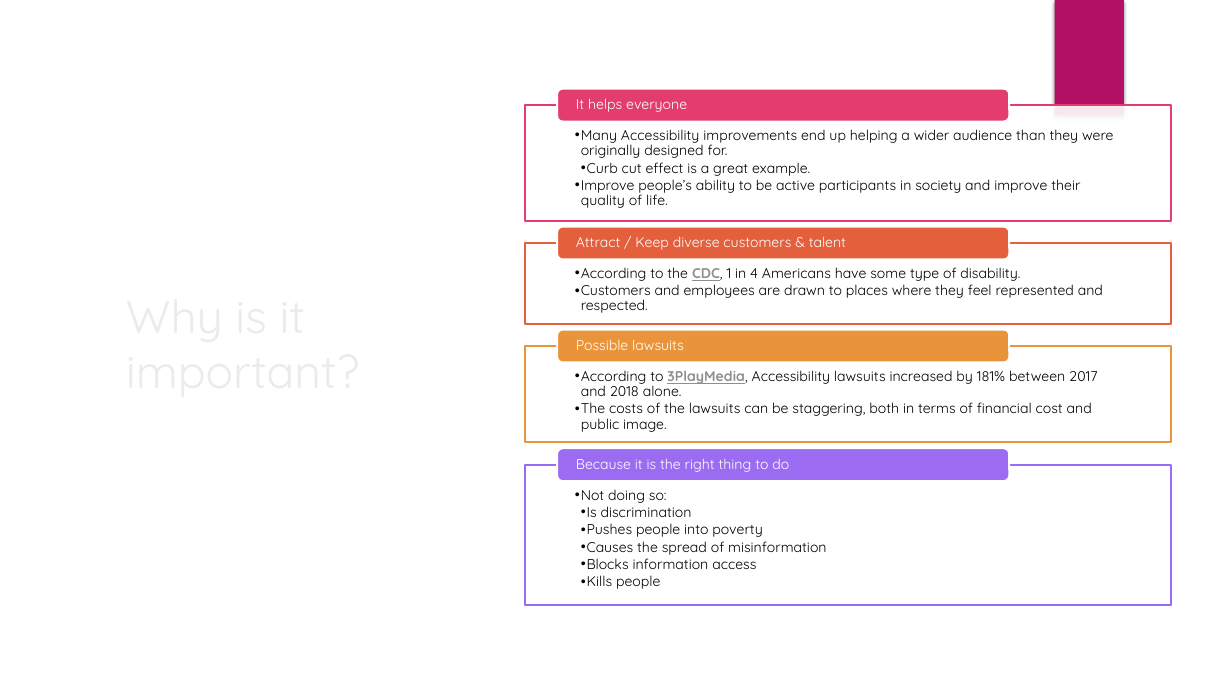
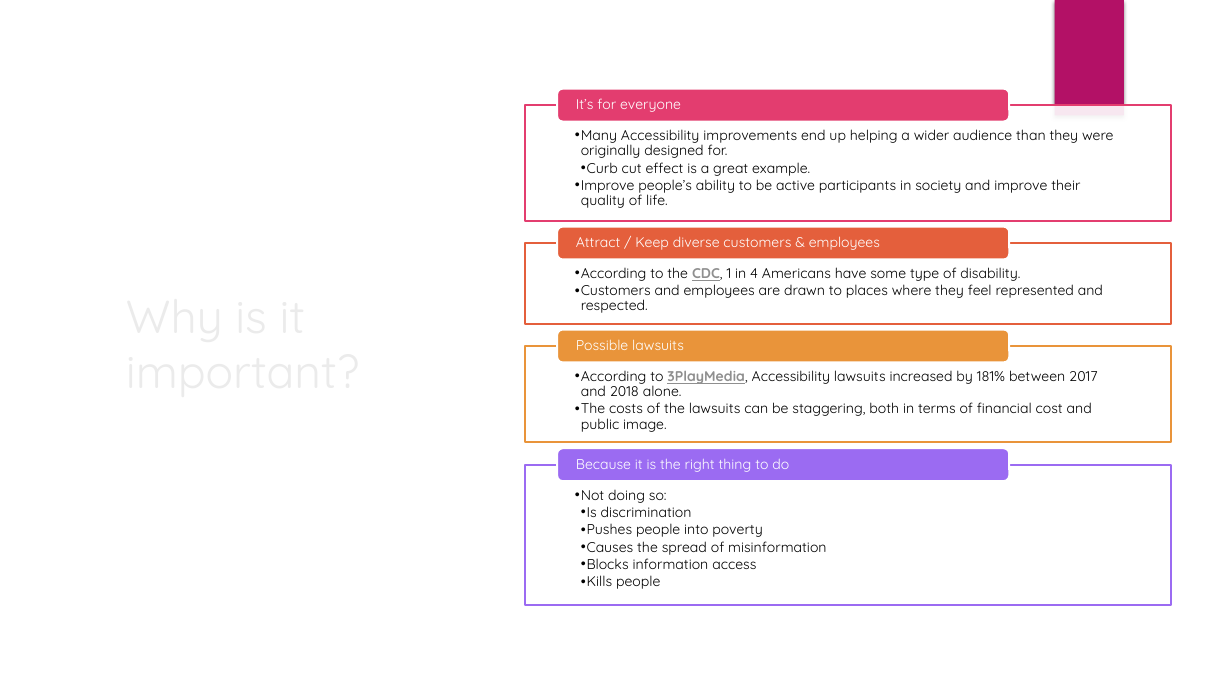
Before and after one commit to CorgiDev/A11y-Materials, a slide deck: slide 4 of Presenations/Intro to Accessible Web Design_2021.pptx. Drawn at 1232x693 pixels with LibreOffice and Linux fonts; fonts in the diff are those of the drawing; background and template pictures are left out. Boxes give left, top, right and bottom in pixels: in the first picture for what was removed or moved away, otherwise in the second. Text is boxed around its words. In the diff, an @@ line names an element or a change of style, - is before the commit and + after.

Commit message:
Uploaded updated presentation.

```diff
--- a/Presenations/Intro to Accessible Web Design_2021.pptx
+++ b/Presenations/Intro to Accessible Web Design_2021.pptx
@@ text at (576, 98, 681, 112): text changed @@
-It helps everyone
+It’s for everyone
@@ text at (576, 236, 880, 250): text changed @@
-Attract / Keep diverse customers & talent
+Attract / Keep diverse customers & employees
```
